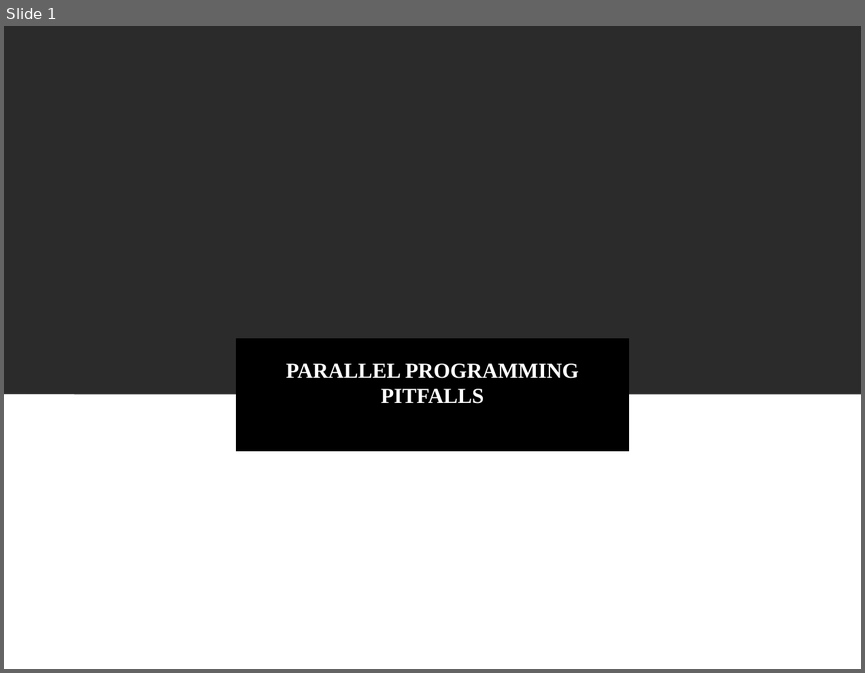
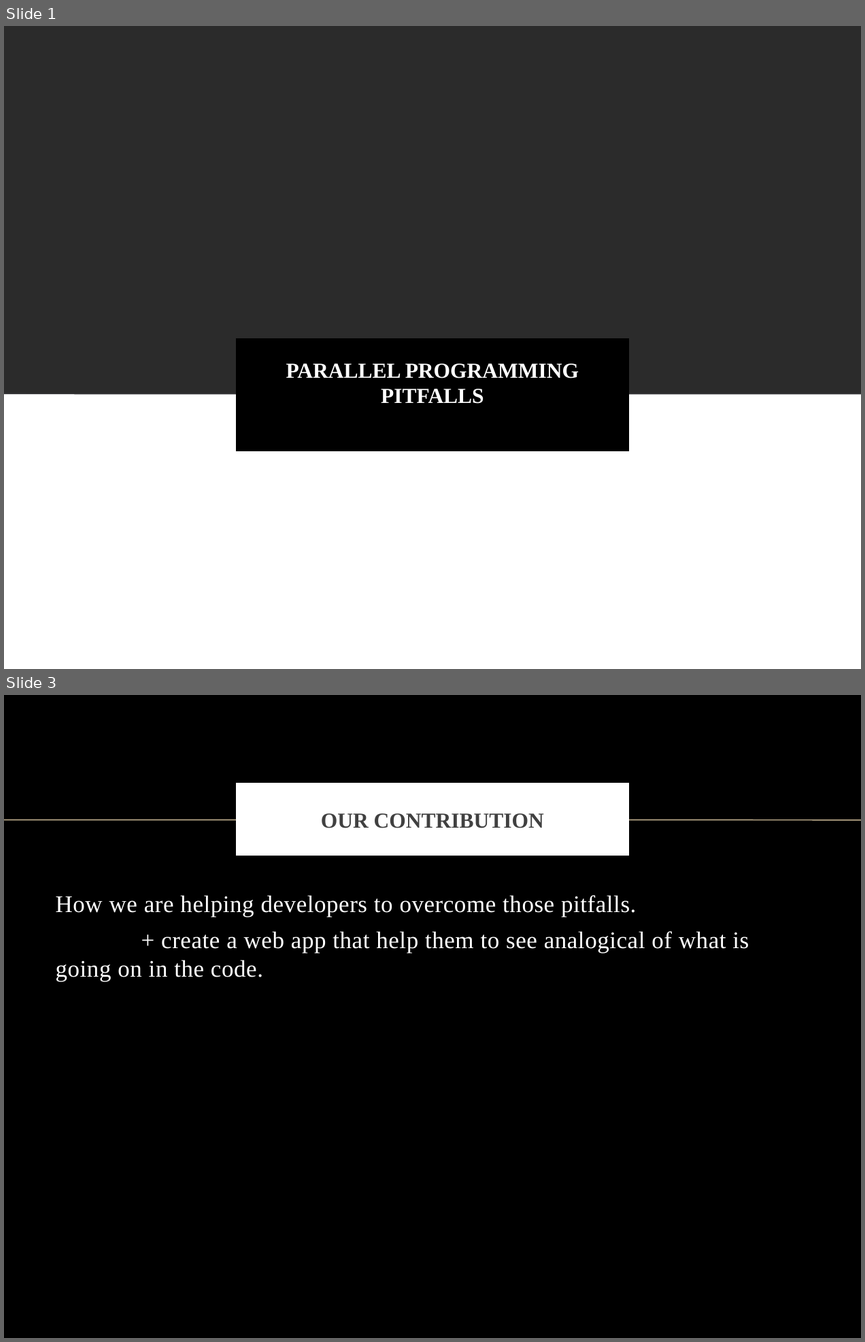
Before and after one commit to vong-srey/Paravantage, a slide deck: Deadlock.pptx. Shown one above the other, each under a label of ours: slide 1 before the commit, slides 1 and 3 after it; the slides between them are not shown. The pictures are 865x673 and 865x1342 pixels, drawn with LibreOffice and Linux fonts; fonts in the diff are those of the drawing; background and template pictures are left out; a plain dark background stands for a picture behind light text. Boxes give left, top, right and bottom in pixels: in the first picture for what was removed or moved away, otherwise in the second. Text is boxed around its words. In the diff, an @@ line names an element or a change of style, - is before the commit and + after.

```diff
--- a/Deadlock.pptx
+++ b/Deadlock.pptx
@@ slide 3 added at box(4, 695, 861, 1338), background picture (left out) @@
@@ title added at box(239, 787, 626, 853), fill #FFFFFF, outline #FFFFFF 6 pt, 18 pt, text #404040, bold @@
+OUR CONTRIBUTION
@@ line added from (4, 820) to (861, 820), #BBAA8A 1 pt @@
@@ text added at box(56, 895, 749, 981), 20 pt, text #FFFFFF @@
+How we are helping developers to overcome those pitfalls.
++ create a web app that help them to see analogical of what is going on in the code.
```
Also in this commit, not shown: 15 other slides added.
